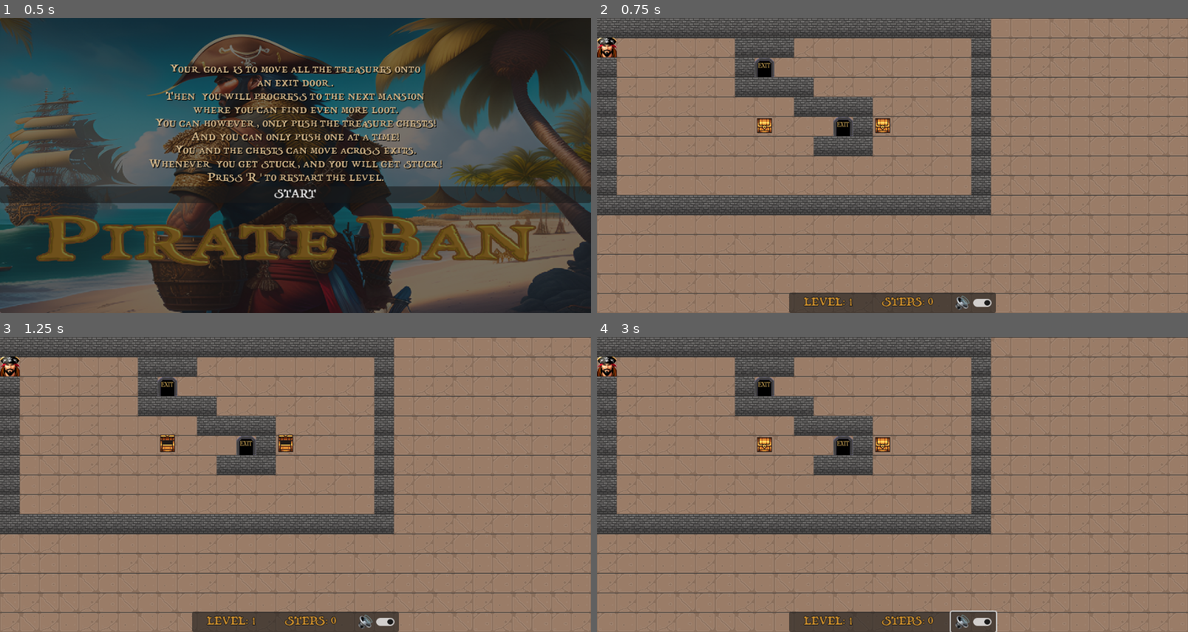
Above: before the commit, frames 1-4 (two rows, left to right).
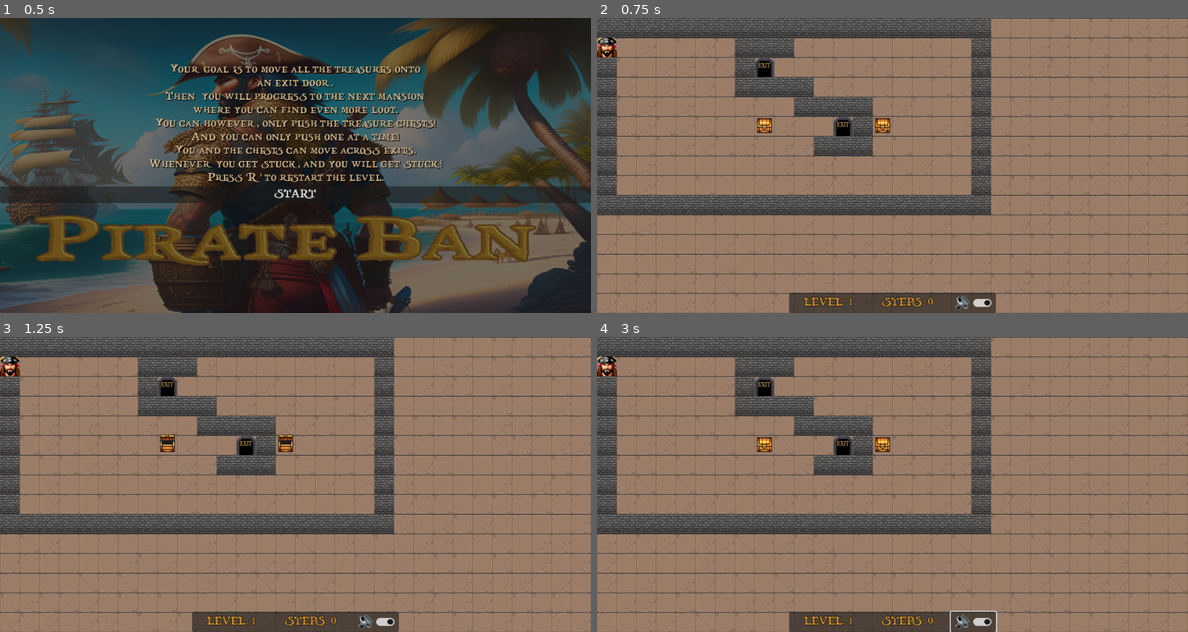
Above: after the commit, the same moments.

Repository: rdoetjes/pirateban
Game: Godot game, scene res://Start.tscn
The game is run twice, just before and just after one commit, with the same random seed, the same clock (stepped at 60 frames per second) and the same inputs.
Inputs (mouse positions are in pixels of both pictures, inside the frame that each line leads up to):
- Up to frame 1 (0.5 s): no input
- Up to frame 2 (0.75 s): click "START" at 0.5 s
- Up to frame 3 (1.25 s): no input
- Up to frame 4 (3 s): click (975, 623) at 1.25 s; tap Enter at 2 s; hold Right (ui_right) 2.03-2.78 s; tap R (restart) at 2.75 s; hold Down (ui_down) from 2.78 s (still down)

Frame 1 is identical in both runs. In frame 2, 0.7% of the frame differs, in the area x 0-67%, y 0-67%; in frame 3, 0.7%; in frame 4, 0.8%.

Commit message:
broken out creation of object in own functions

Diff:
--- a/Game.gd
+++ b/Game.gd
@@ -39,6 +39,26 @@
 		for j in HEIGHT:
 			PlayField.set_cell(0, Vector2i(i, j), 0, empty_tiles.pick_random())
 
+func instantiate_door(x: int, y: int) -> void:
+	var Door = DoorScene.instantiate()
+	add_child(Door)
+	Door.name = "Door"+str(x)+"_"+str(y)
+	Door.set_grid_position(Vector2i(x, y))
+
+func instantiate_treasure(x: int, y: int) -> void:
+	PlayField.set_cell(0, Vector2i(x, y), 0, empty_tiles.pick_random())
+	var Treasure =  TreasureScene.instantiate()
+	Treasure.name = "Treasure"+str(x)+"_"+str(y)
+	add_child(Treasure)
+	Treasure.set_grid_position(Vector2i(x, y), false)
+
+func instantiate_wall(x: int, y: int) -> void:
+	PlayField.set_cell(0, Vector2i(x, y), 0, wall_tiles.pick_random())
+
+func instantiate_player(x: int, y: int) -> void:
+	PlayField.set_cell(0, Vector2i(x, y), 0, empty_tiles.pick_random())
+	Player.set_grid_position(Vector2i(x, y), false)
+
 func read_level() -> void:
 	steps = 0
 	var x: int = 0
@@ -55,21 +75,13 @@
 		var line = f.get_line()
 		for c in line:
 			if c == 'W':
-					PlayField.set_cell(0, Vector2i(x, y), 0, wall_tiles.pick_random())
+				instantiate_wall(x, y)
 			if c == 'B' || c == 'D':
-				var Door = DoorScene.instantiate()
-				add_child(Door)
-				Door.name = "Door"+str(x)+"_"+str(y)
-				Door.set_grid_position(Vector2i(x, y))
+				instantiate_door(x, y)
 			if c == 'B' || c == 'T':
-				PlayField.set_cell(0, Vector2i(x, y), 0, empty_tiles.pick_random())
-				var Treasure =  TreasureScene.instantiate()
-				Treasure.name = "Treasure"+str(x)+"_"+str(y)
-				add_child(Treasure)
-				Treasure.set_grid_position(Vector2i(x, y), false)
+				instantiate_treasure(x, y)
 			if c == "P":
-				PlayField.set_cell(0, Vector2i(x, y), 0, empty_tiles.pick_random())
-				Player.set_grid_position(Vector2i(x, y), false)
+				instantiate_player(x, y)
 			x += 1
 		y += 1
 		x = 0
